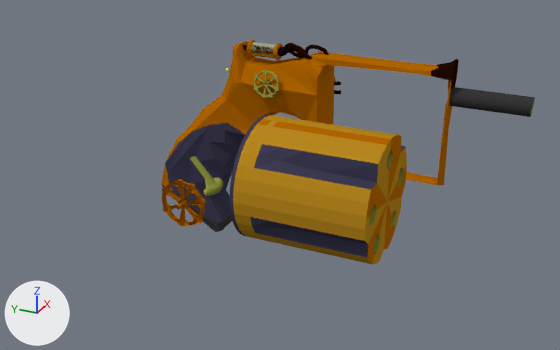
The Blender file Assets/Ressources/Models/revolver/revolver.blend: old version first, new version second.
One viewpoint serves both versions: a 50 mm lens placed at (-23.66, -8.78, 10.11), pointed at (-4.27, -0.05, 0.41). The lights are fixed; the arrows at lower left show +X, +Y and +Z.

Script lines for the objects in view, before the commit:
```python
ob_plane = bpy.data.objects.new('Plane', me_plane_001)
ob_plane.location = (-1.57, 0.1, -0.06)
ob_plane.rotation_euler = (0.0, 1.571, 0.0)  # degrees (0, 90, 0)
ob_plane_001 = bpy.data.objects.new('Plane.001', me_plane_000)
ob_plane_001.location = (-6.7, -1.85, 1.55)
ob_plane_001.rotation_euler = (0.0, 1.571, 0.0)  # degrees (0, 90, 0)
ob_plane_002 = bpy.data.objects.new('Plane.002', me_plane_002)
ob_plane_002.location = (-6.78, 0.89, 1.06)
ob_plane_002.rotation_euler = (0.0, 1.571, 0.0)  # degrees (0, 90, 0)
ob_plane_003 = bpy.data.objects.new('Plane.003', me_plane_003)
ob_plane_003.location = (-6.43, 2.07, 0.0)
ob_plane_003.rotation_euler = (0.0, 1.571, 0.0)  # degrees (0, 90, 0)
```
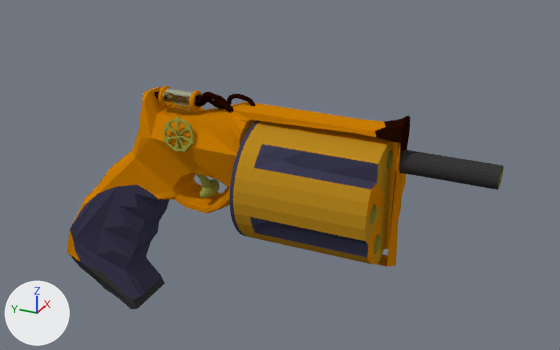
The newer file is also rescaled (x0.0412), turned or shifted as a whole; pictures and numbers use the older file's frame.

Where the change shows, as pixel boxes (x1, y1, x2, y2) in the pictures (560 x 350 px):
'chasis', added
    after: (67, 86, 503, 309)
    faces in mat_material_040 (orange #cd7f03): (67, 86, 409, 267)
    faces in mat_material_013 (dark blue #3f3d53): (70, 185, 169, 300)
    faces in mat_material_007 (black #393839): (69, 150, 503, 309)
    faces in mat_material_005 (black #230b02): (154, 92, 410, 159)
    faces in mat_material_009: (163, 89, 198, 109)
'Plane', deleted
    before: (161, 40, 535, 232)
    faces in mat_bronze (orange #b36700): (161, 40, 457, 191)
    faces in mat_material_013 (dark blue #3f3d53): (165, 123, 245, 224)
    faces in mat_material_007 (black #393839): (162, 87, 535, 232)
    faces in mat_material_005 (black #230b02): (243, 43, 459, 95)
    faces in mat_material_003 (yellow #979a43): (253, 69, 534, 113)
'Plane.003', moved
    before: (162, 179, 206, 227)
    after: (183, 107, 203, 111)
'Plane.002', moved
    before: (189, 156, 223, 196)
    after: (195, 173, 219, 198)
'engrenagen2', added (yellow)
    after: (164, 117, 194, 152)

Edits to the bpy script that builds the scene:
```text
Add mat_material_039:
    mat_material_039 = diffuse_material('Material.039')
    mat_material_039.base_color = (0.309, 0.324, 0.0569)  # yellow #979a43
Add mat_material_040:
    mat_material_040 = diffuse_material('Material.040')
    mat_material_040.base_color = (0.61, 0.212, 0.000911)  # orange #cd7f03
Add me_plane_004:
    me_plane_004.from_pydata(...)  # 320 vertices, 261 faces; spans x -0.47..1.89, y -0.46..5.33, z -0.13..0.17
    me_plane_004.materials.append(mat_material_039)  # yellow #979a43
Add me_plane_001_1:
    me_plane_001_1.from_pydata(...)  # 7778 vertices, 7465 faces, 32 loose edges; spans x -3.88..3.21, y -6.84..5.41, z -0.96..1.14
    # faces by material slot: [65, 2189, 33, 114, 37, 50, 4977]
    me_plane_001_1.materials.append(mat_material_003)  # yellow #979a43
    me_plane_001_1.materials.append(mat_material_005)  # black #230b02
    me_plane_001_1.materials.append(mat_material_006)  # red #e70b07
    me_plane_001_1.materials.append(mat_material_007)  # black #393839
    me_plane_001_1.materials.append(mat_material_009)
    me_plane_001_1.materials.append(mat_material_013)  # dark blue #3f3d53
    me_plane_001_1.materials.append(mat_material_040)  # orange #cd7f03
Remove ob_plane:
    ob_plane = bpy.data.objects.new('Plane', me_plane_001)
    ob_plane.location = (-1.57, 0.1, -0.06)
    ob_plane.rotation_euler = (0.0, 1.571, 0.0)  # degrees (0, 90, 0)
Change ob_plane_002:
    ob_plane_002.location: (-6.78, 0.89, 1.06) -> (-6.93, 0.93, 1.06)
Change ob_plane_003:
    ob_plane_003.location: (-6.43, 2.07, 0.0) -> (-5.93, 2.11, 2.35)
Add ob_engrenagen2:
    ob_engrenagen2 = bpy.data.objects.new('engrenagen2', me_plane_004)
    ob_engrenagen2.location = (-7.59, 1.33, 2.68)
    ob_engrenagen2.rotation_euler = (0.0, 1.571, 0.0)  # degrees (0, 90, 0)
Add ob_chasis:
    ob_chasis = bpy.data.objects.new('chasis', me_plane_001_1)
    ob_chasis.location = (-6.87, 0.08, -0.04)
    ob_chasis.rotation_euler = (0.0, 1.571, 0.0)  # degrees (0, 90, 0)
```
